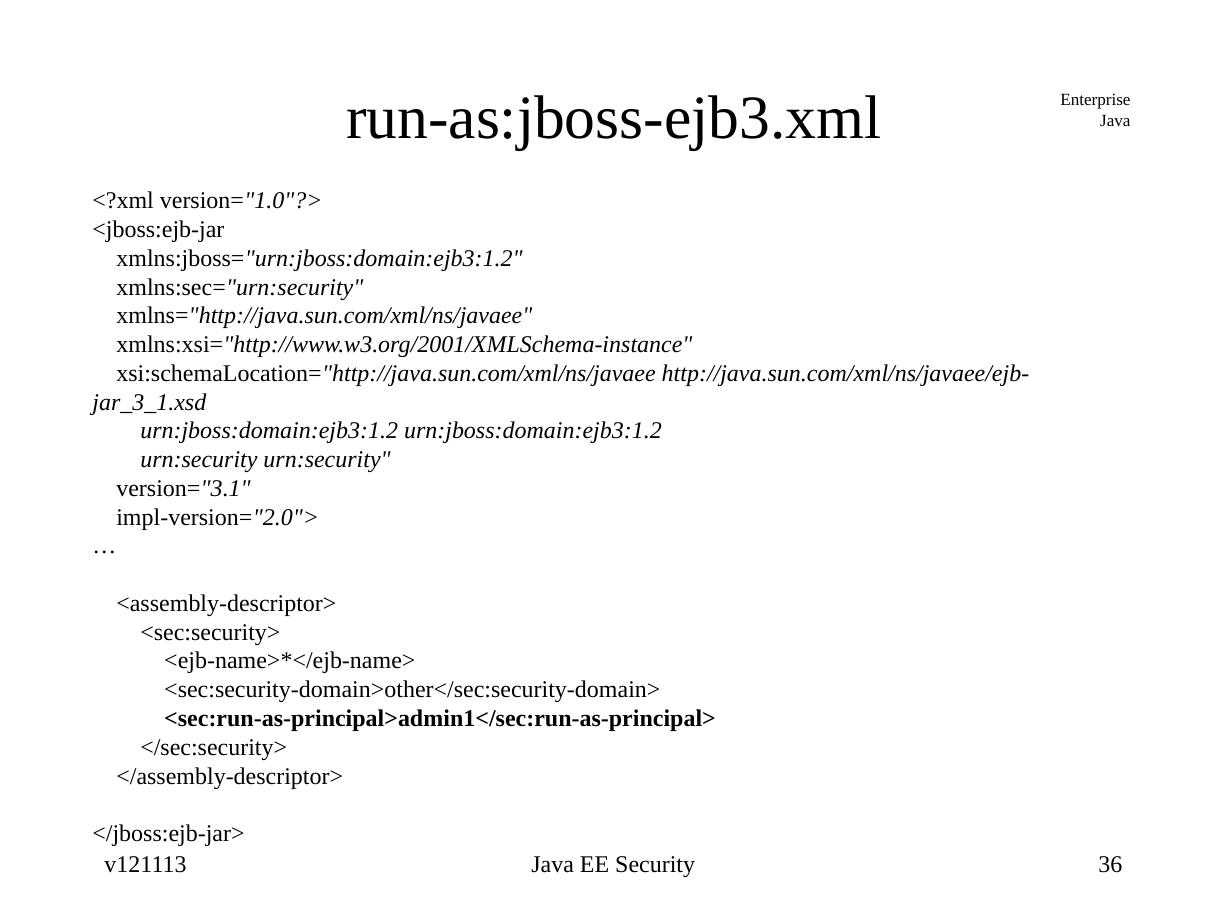
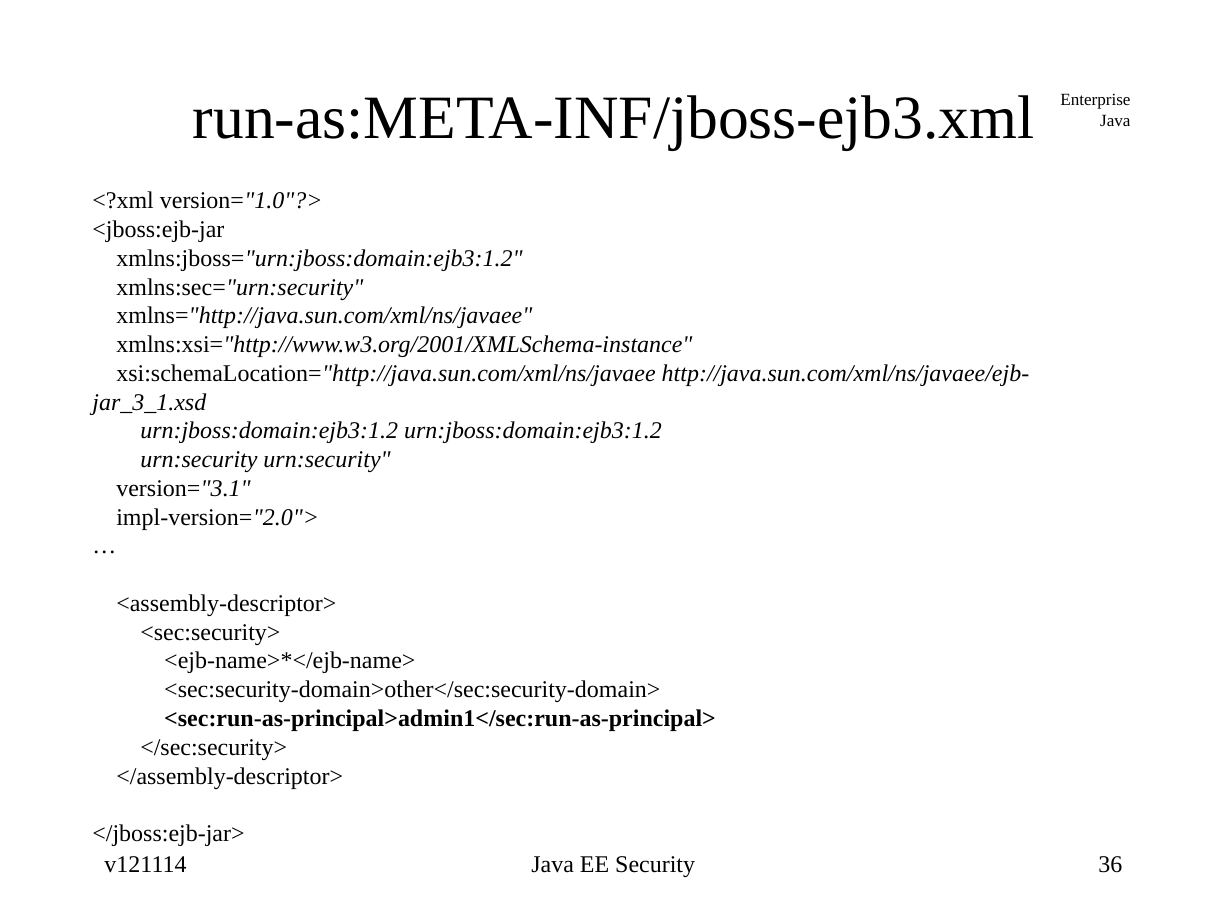
Before and after one commit to jcstaff/ejava-javaee, a slide deck: slide 36 of securePing/src/site/resources/lectures/javaeeSecurity.ppt. Drawn at 1232x924 pixels with LibreOffice and Linux fonts; fonts in the diff are those of the drawing. Boxes give left, top, right and bottom in pixels: in the first picture for what was removed or moved away, otherwise in the second. Text is boxed around its words. In the diff, an @@ line names an element or a change of style, - is before the commit and + after.

```diff
--- a/securePing/src/site/resources/lectures/javaeeSecurity.ppt
+++ b/securePing/src/site/resources/lectures/javaeeSecurity.ppt
@@ title at bbox=[193, 95, 1034, 149]: text changed @@
-run-as:jboss-ejb3.xml
+run-as:META-INF/jboss-ejb3.xml
@@ text at bbox=[104, 856, 186, 873]: text changed @@
-v121113
+v121114
```
Also in this commit, not shown: 38 other slides changed.
